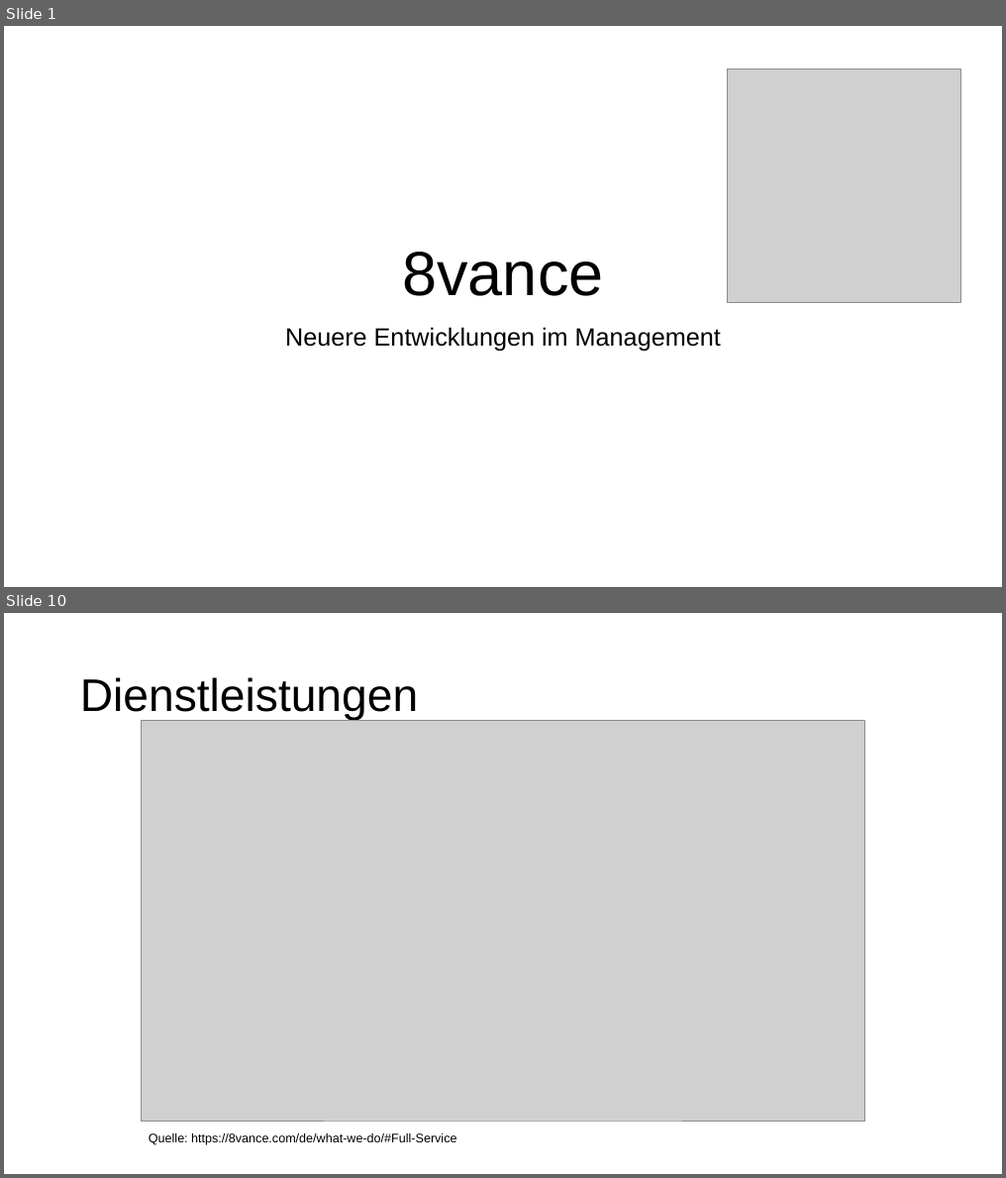
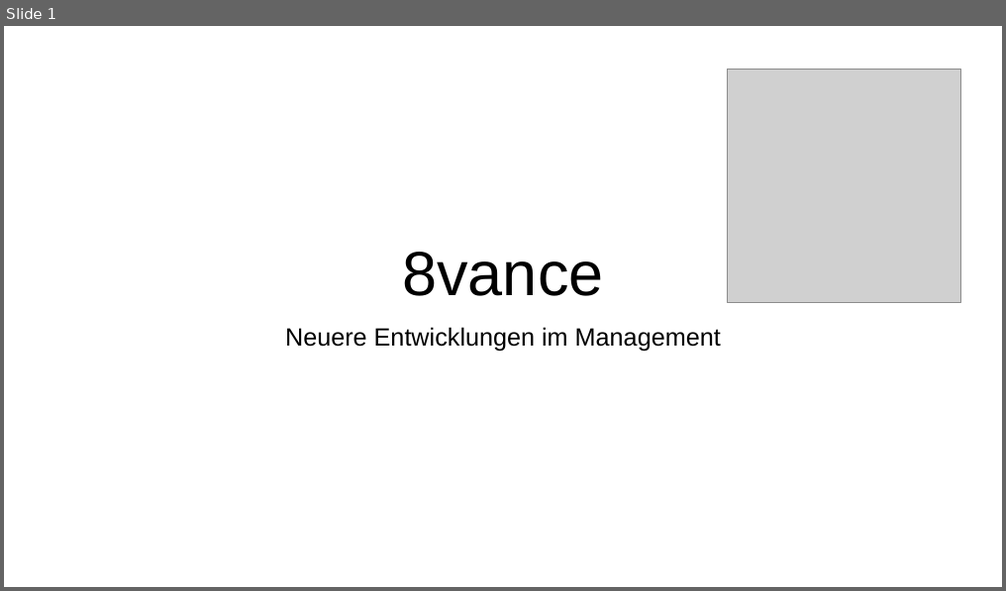
Before and after one commit to Fewa93/8vance, a slide deck: 8vance.pptx. Shown one above the other, each under a label of ours: slides 1 and 10 before the commit, slide 1 after it; the slides between them are not shown. The pictures are 1006x1178 and 1006x591 pixels, drawn with LibreOffice and Linux fonts; fonts in the diff are those of the drawing; grey boxes stand for pictures. Boxes give left, top, right and bottom in pixels: in the first picture for what was removed or moved away, otherwise in the second. Text is boxed around its words. In the diff, an @@ line names an element or a change of style, - is before the commit and + after.

```diff
--- a/8vance.pptx
+++ b/8vance.pptx
@@ slide 10 removed at (4,613,1002,1174), background #FFFFFF @@
@@ title removed at (80,677,418,721) @@
-Dienstleistungen
@@ picture removed at (141,721,865,1121) @@
@@ text removed at (149,1134,456,1146) @@
-Quelle: https://8vance.com/de/what-we-do/#Full-Service
```
Also in this commit, not shown: 9 slides changed, 10 slides added, 4 other slides removed, 8 other files.
